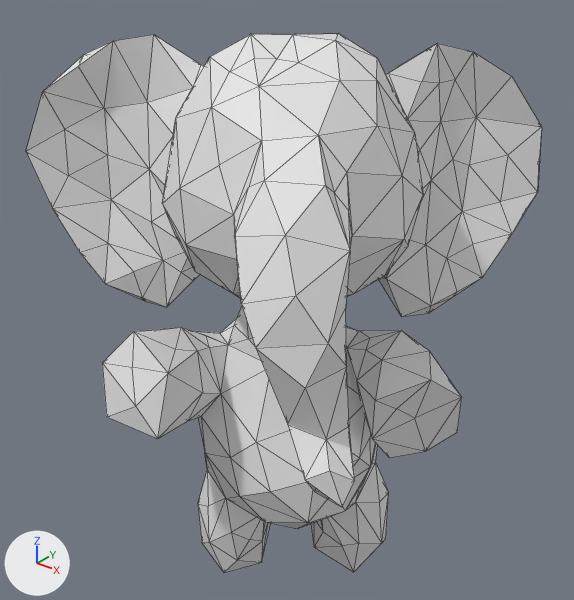
Before and after pictures for a commit that changed the OBJ model meshes/elephant/elephant00115.obj.
Camera for both pictures: a 50 mm camera at (1.6, -1.46, 1.29) aimed at (-0.02, 0.56, 0.04). The lights are fixed; the arrows at lower left show +X, +Y and +Z. Mesh edges are drawn as thin lines. Where no turn or scale is listed for an object, it has been applied to the vertices.

Objects in the first picture: 'elephant00115'.
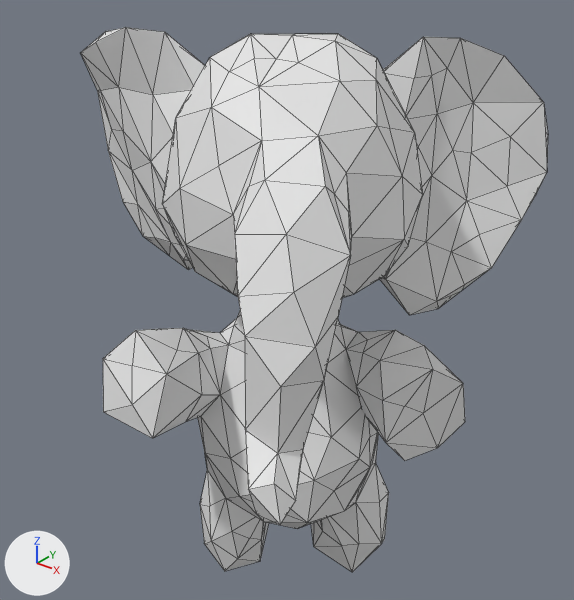
Pixel boxes (x1, y1, x2, y2) of what changed, in the pictures (574 x 600 px; the box of a moved part takes in the faces that stretch with it):
'elephant00115', reshaped (9% narrower): before (26, 34, 542, 573); after (81, 27, 548, 572)
part 1 of me_elephant00115, moved or reshaped: before (347, 43, 542, 458); after (346, 37, 548, 460)
part 2 of me_elephant00115, moved or reshaped: before (26, 35, 220, 439); after (81, 27, 220, 438)
part 3 of me_elephant00115, moved or reshaped: before (234, 186, 355, 507); after (235, 186, 352, 525)
part 4 of me_elephant00115, moved or reshaped: before (198, 498, 270, 573); after (200, 498, 269, 571)

The change in detail:
me_elephant00115 is used by ob_elephant00115; location (0.0, 0.0, 0.0).
me_elephant00115 had 397 vertices, 790 faces and spanned x -0.78..0.71, y -0.2..1.25, z -1.03..0.99.
me_elephant00115 now has 397 vertices, 790 faces and spans x -0.85..0.68, y -0.29..1.2, z -1.03..0.98.
me_elephant00115 part 1: 79 of 397 vertices moved; they spanned x 0.1..0.69, y 0.34..1.25, z -0.33..0.91 and now span x 0.1..0.68, y 0.35..1.2, z -0.32..0.94; mean shift (0.01, -0.02, 0.03); largest move (0.59, 1.19, 0.64) -> (0.61, 1.13, 0.73).
me_elephant00115 part 2: 71 of 397 vertices moved; they spanned x -0.78..0.01, y -0.12..0.53, z -0.26..0.94 and now span x -0.85..-0.01, y -0.13..0.55, z -0.25..0.96; mean shift (-0.02, 0.11, 0.05); largest move (-0.76, 0.06, 0.56) -> (-0.85, 0.46, 0.69).
me_elephant00115 part 3: 29 of 397 vertices moved; they spanned x 0.34..0.71, y -0.2..0.11, z -0.11..0.56 and now span x 0.33..0.64, y -0.29..0.1, z -0.11..0.55; mean shift (-0.04, -0.08, -0.01); largest move (0.65, -0.02, -0.1) -> (0.59, -0.2, -0.11).
me_elephant00115 part 4: 17 of the vertices in x -0.29..0.05, y 0.17..0.53, z -1.03..-0.76 are scaled about their middle by (0.946, 0.941, 0.992).
